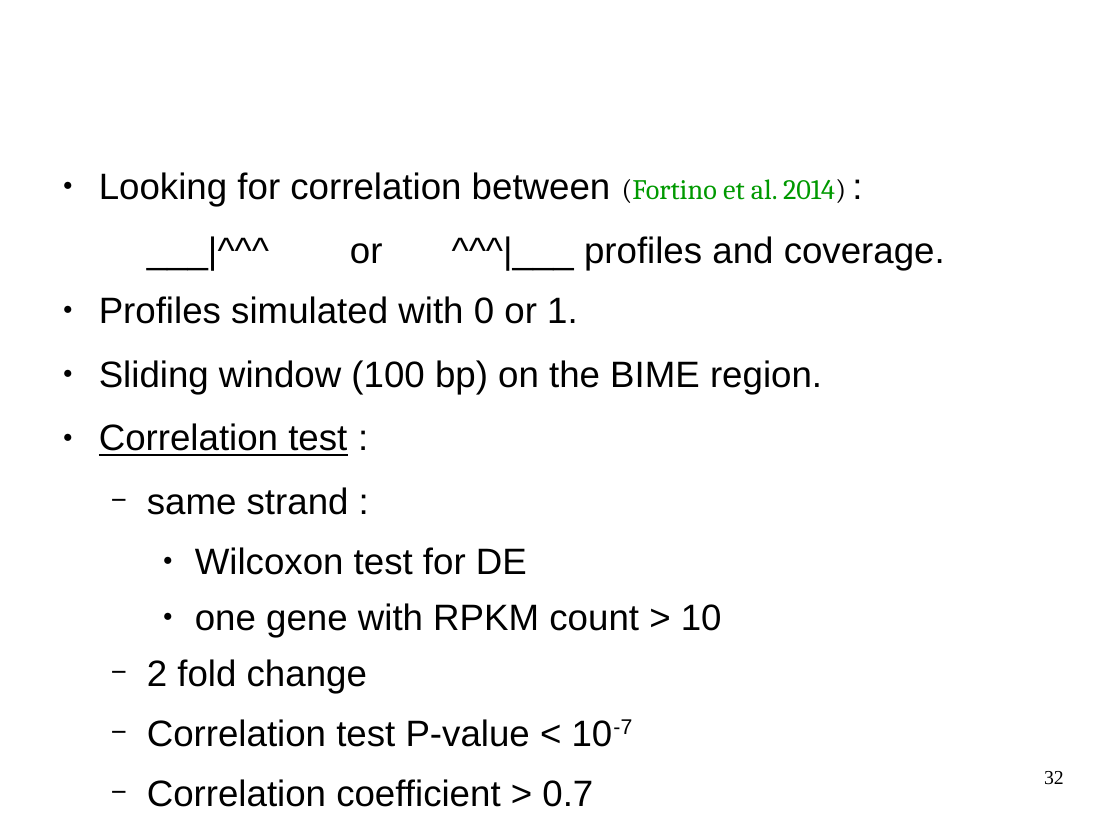
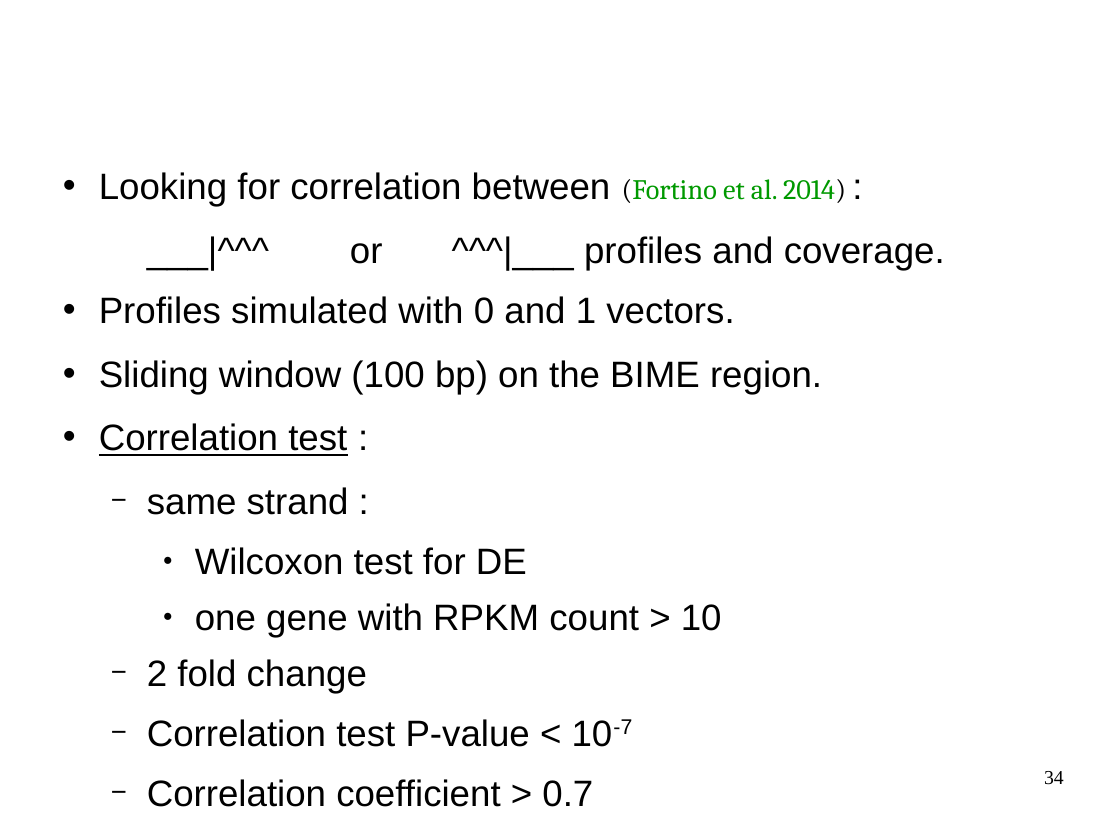
Before and after one commit to mesmeraf/stage_M2, a slide deck: slide 34 of presentations/presentation_labo_03-19.odp (slide 32 before the commit). Drawn at 1120x840 pixels with LibreOffice and Linux fonts; fonts in the diff are those of the drawing; background and template pictures are left out. Boxes give left, top, right and bottom in pixels: in the first picture for what was removed or moved away, otherwise in the second. Text is boxed around its words. In the diff, an @@ line names an element or a change of style, - is before the commit and + after.

```diff
--- a/presentations/presentation_labo_03-19.odp
+++ b/presentations/presentation_labo_03-19.odp
@@ text at (x1=99, y1=172, x2=846, y2=456): bullet ● to • @@
@@ text at (x1=99, y1=296, x2=734, y2=324): text changed @@
-● Profiles simulated with 0 or 1.
+• Profiles simulated with 0 and 1 vectors.
@@ page number at (x1=1044, y1=771, x2=1064, y2=785): text changed @@
-32
+34
```
Also in this commit, not shown: 18 other slides changed, 2 slides added, 3 other files.
